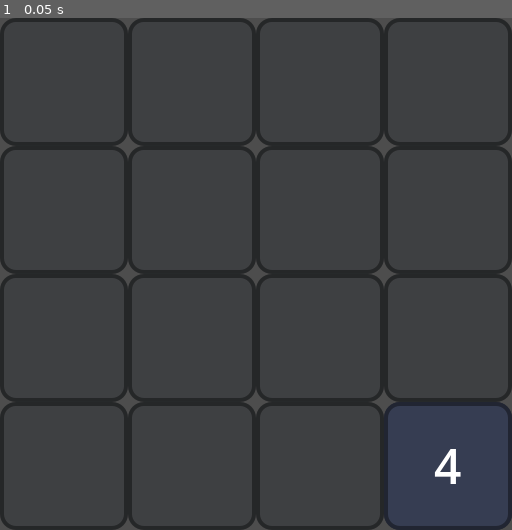
Above: before the commit, frame 1.
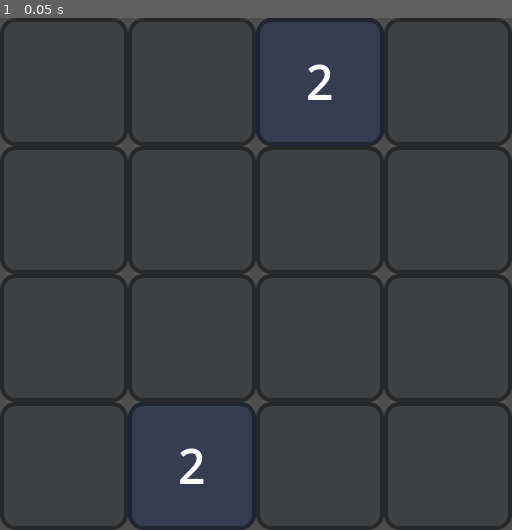
Above: after the commit, the same moment.

Repository: Markyparky56/2048
Game: Godot game, scene res://grid.tscn
Two runs of this game, one before a commit and one after it. Both use one fixed random seed, a clock stepped at 60 frames per second and the inputs below. Before the commit the project has no main scene; this scene is started directly in both runs.
Inputs:
- Up to frame 1 (0.05 s): no input

The runs differ from the first frame. In frame 1, 0.5% of the frame differs, in the area x 35-91%, y 8-92%.

Commit message:
Grid now starts with two set cells in random positions

Diff:
--- /dev/null
+++ b/Controller.gd
@@ -0,0 +1,64 @@
+extends Node
+const Grid = preload("res://Grid.gd")
+
+enum GameState
+{
+	Idle,
+	Busy
+}
+
+var State : GameState = GameState.Idle
+var GridNode : Grid = null
+@onready var RNG = RandomNumberGenerator.new()
+var HighCellChance : float = 0.8
+
+func _ready():
+	get_tree().get_root().ready.connect(RootReady)
+
+func RootReady():
+	print("Root Ready")
+	var root = get_tree().get_root()
+	GridNode = root.get_node("Grid")
+
+	# Begin start up sequence
+	StartUp()
+
+func StartUp():
+	RNG.randomize() # Seed the RNG for this game
+
+	# Reset grid
+	GridNode.ClearGrid()
+
+	# Add two random cells, either 2 or 4
+	for i in range(0,2):
+		AddNewCellInValidSpot()
+
+func RandomGridCoords() -> Vector2i:
+	# randi_range is inclusive
+	return Vector2i(RNG.randi_range(0, GridNode.GridXDim-1), RNG.randi_range(0, GridNode.GridYDim-1))
+
+func AddNewCellInValidSpot():
+	var xy = RandomGridCoords()
+	while !GridNode.IsCellClear(xy):
+		xy = RandomGridCoords()
+
+	var value = 2 if RNG.randf() < HighCellChance else 4
+	GridNode.SetGridCell(xy, value)
+
+func _input(event):
+	# ignore input events while busy
+	if State == GameState.Busy:
+		pass
+
+	if event.is_action_pressed("ui_left"):
+		pass
+	elif event.is_action_pressed("ui_right"):
+		pass
+	elif event.is_action_pressed("ui_up"):
+		pass
+	elif event.is_action_pressed("ui_down"):
+		pass
+
+# Called every frame. 'delta' is the elapsed time since the previous frame.
+func _process(delta):
+	pass
--- a/Grid.gd
+++ b/Grid.gd
@@ -1,36 +1,43 @@
 extends Node2D
 
+# if you want to make these tweakable you'll need to make the grid generated on init
+const GridXDim = 4
+const GridYDim = 4
+const TilePrefab = preload("res://tile.tscn")
+var GridBGNode : Node2D = null
+var ActiveCellsNode : Node2D = null
 var Grid = []
-var GridXDim = 4
-var GridYDim = 4
-var TilePrefab = preload("res://tile.tscn")
-var GridBGNode = null
-var ActiveCellsNode = null
 
 func _ready():
+	# Get background and active cells nodes
+	GridBGNode = get_node("GridBackground")
+	ActiveCellsNode = get_node("ActiveCells")
+
+	ClearGrid()
+
+func ClearGrid():
 	# Fill grid with empty cells
 	for y in range(0,GridYDim):
 		for x in range(0,GridXDim):
 			Grid.append(null)
 
-	# Get background and active cells nodes
-	GridBGNode = get_node("GridBackground")
-	ActiveCellsNode = get_node("ActiveCells")
+	# Make sure there are no Active Cells present
+	var activeCells = ActiveCellsNode.get_children()
+	for cell in activeCells:
+		ActiveCellsNode.remove_child(cell)
+		cell.queue_free()
 
-	SetGridCell(3,3, 4)
+func GetGridIdx(xy: Vector2i) -> int:
+	return (xy.y*GridXDim) + xy.x
 
-
-func GetGridIdx(x : int, y : int) -> int:
-	return (y*GridXDim) + x
-
-func GetGridPosition(x : int, y : int) -> Vector2:
+func GetGridPosition(xy: Vector2i) -> Vector2:
 	var fmtString = "Slot{x}{y}"
-	var slotName = fmtString.format({"x":x, "y":y})
+	var slotName = fmtString.format({"x":xy.x, "y":xy.y})
 	var gridSlot = GridBGNode.get_node(slotName)
 	return gridSlot.position
 
-func SetGridCell(x: int, y: int, value: int):
-	var cellIdx = GetGridIdx(x, y)
+func SetGridCell(xy: Vector2i, value: int):
+	var cellIdx = GetGridIdx(xy)
 
 	# Check if cell already exists at coords
 	var cellInstance = Grid[cellIdx]
@@ -39,7 +46,10 @@
 		cellInstance = TilePrefab.instantiate()
 		Grid[cellIdx] = cellInstance
 		ActiveCellsNode.add_child(cellInstance)
-		cellInstance.position = GetGridPosition(x, y)
+		cellInstance.position = GetGridPosition(xy)
 
 	# Set cell's value
 	cellInstance.SetValue(value)
+
+func IsCellClear(xy: Vector2i) -> bool:
+	return Grid[GetGridIdx(xy)] == null
--- a/grid.tscn
+++ b/grid.tscn
@@ -3,7 +3,7 @@
 [ext_resource type="Script" path="res://Grid.gd" id="1_enbsd"]
 [ext_resource type="Texture2D" uid="uid://dlejhacle0f2v" path="res://Slot.svg" id="2_526kj"]
 
-[node name="Node2D" type="Node2D"]
+[node name="Grid" type="Node2D"]
 script = ExtResource("1_enbsd")
 
 [node name="GridBackground" type="Node2D" parent="."]
--- a/project.godot
+++ b/project.godot
@@ -11,8 +11,13 @@
 [application]
 
 config/name="2048"
+run/main_scene="res://grid.tscn"
 config/features=PackedStringArray("4.0", "Forward Plus")
 config/icon="res://icon.svg"
+
+[autoload]
+
+Controller="*res://Controller.gd"
 
 [display]
 
